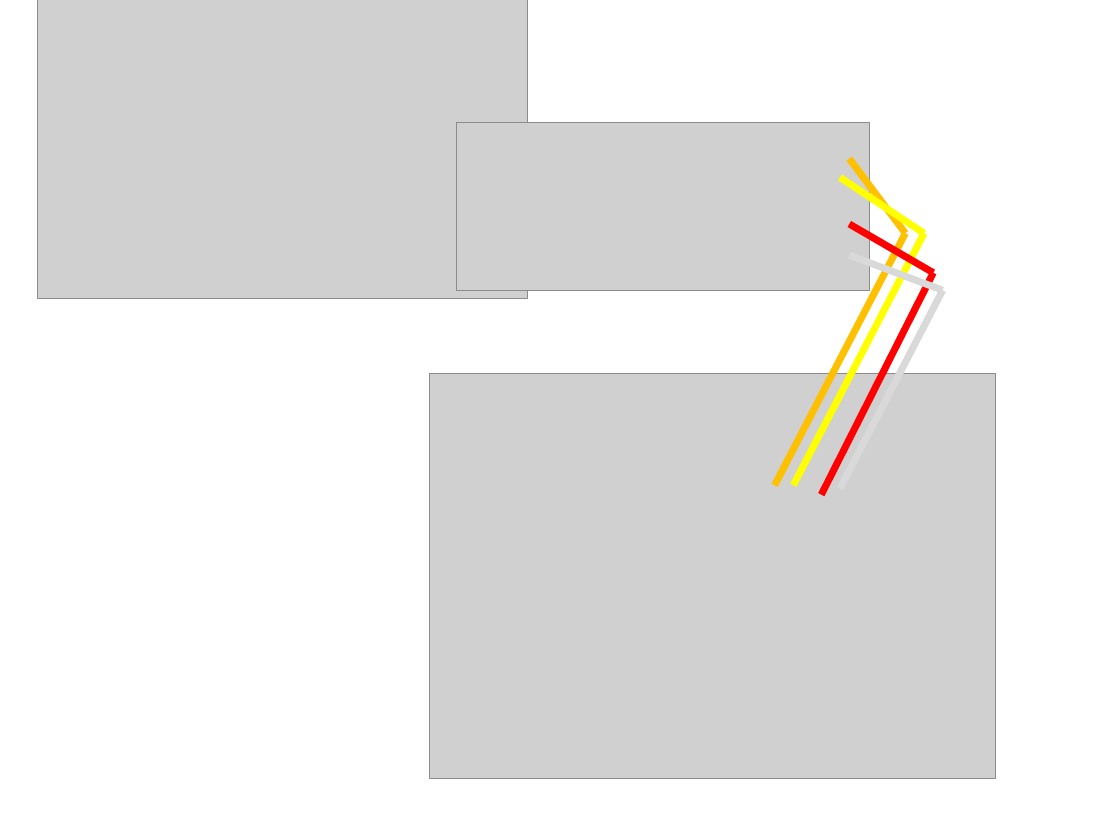
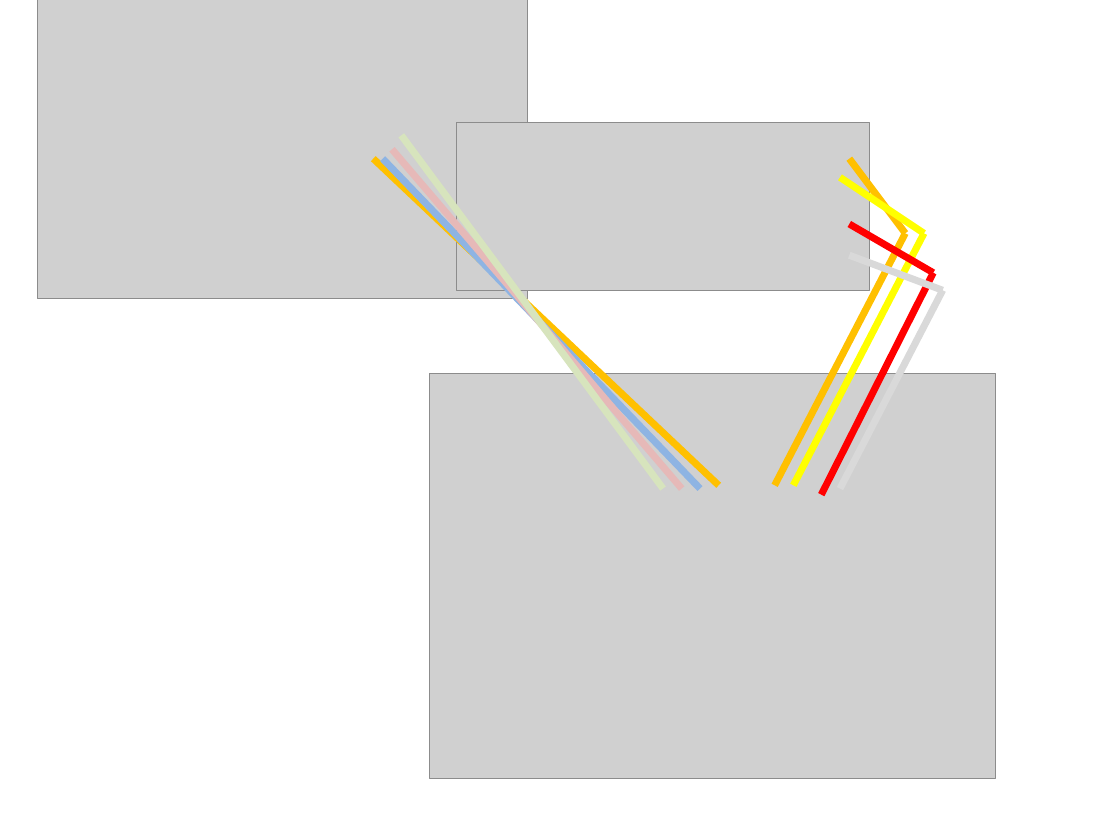
Before and after one commit to danimartin82/arduino_robot_ble, a slide deck: slide 2 of arduino_robot_ble.pptx. Drawn at 1120x840 pixels with LibreOffice and Linux fonts; fonts in the diff are those of the drawing; grey boxes stand for pictures. Boxes give left, top, right and bottom in pixels: in the first picture for what was removed or moved away, otherwise in the second. Text is boxed around its words. In the diff, an @@ line names an element or a change of style, - is before the commit and + after.

```diff
--- a/arduino_robot_ble.pptx
+++ b/arduino_robot_ble.pptx
@@ line added from (392, 149) to (682, 488), #E6B9B8 4.5 pt @@
@@ line added from (401, 136) to (663, 488), #D7E4BD 4.5 pt @@
@@ line added from (373, 159) to (719, 485), #FFC000 4.5 pt @@
@@ line added from (383, 159) to (700, 488), #8EB4E3 4.5 pt @@
```
Also in this commit, not shown: 1 other file.
